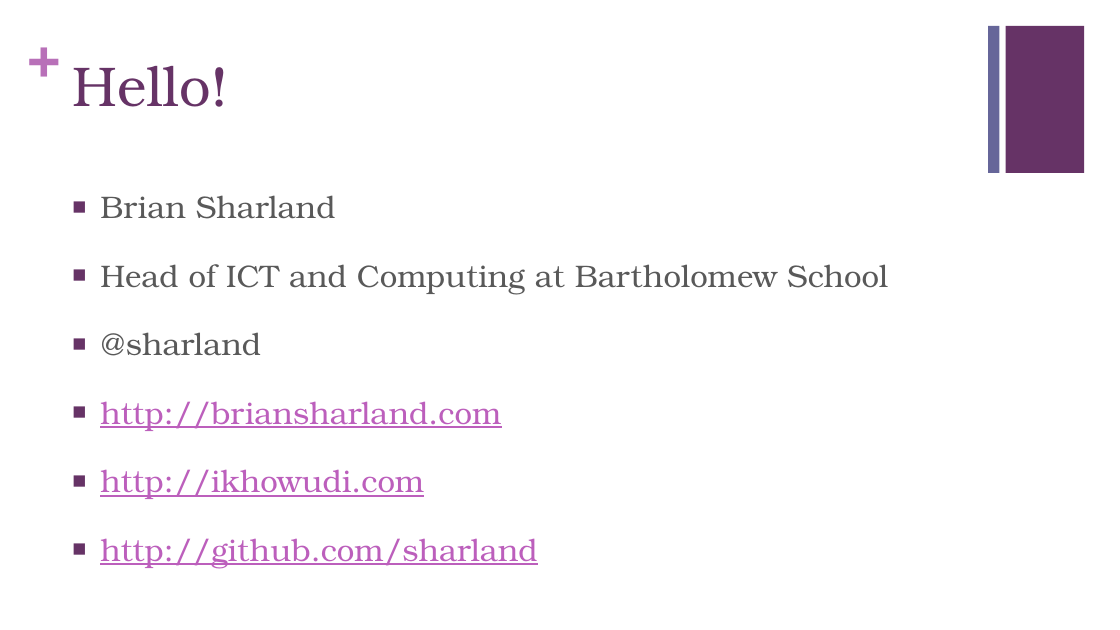
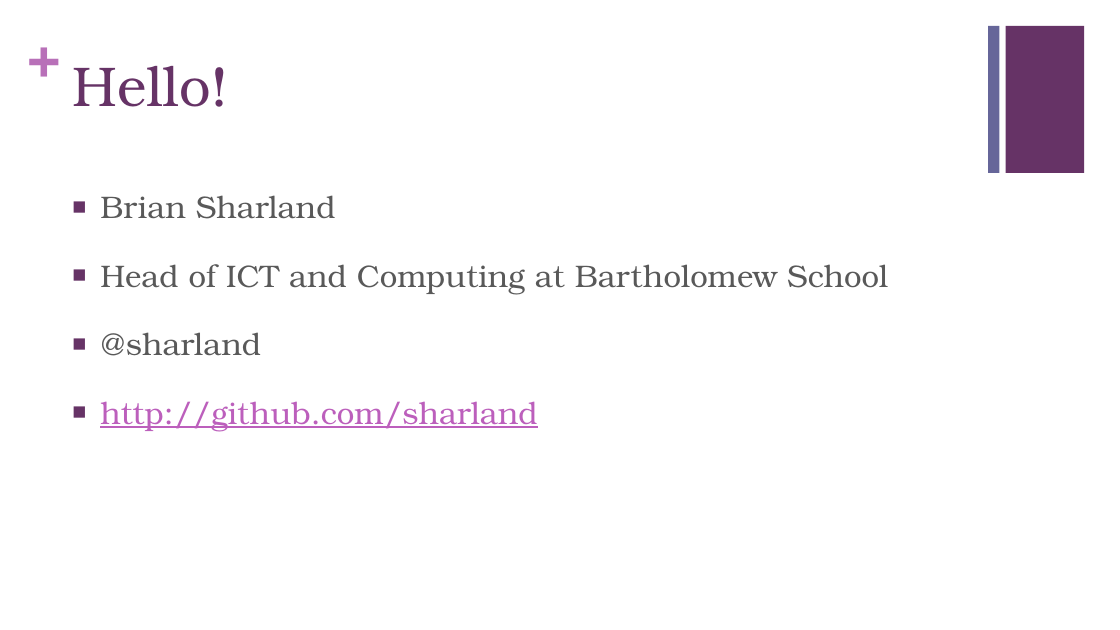
Before and after one commit to sharland/python_scripts, a slide deck: slide 2 of turtle/Python and Turtle WOLP Jan 15.pptx. Drawn at 1120x630 pixels with LibreOffice and Linux fonts; fonts in the diff are those of the drawing. Boxes give left, top, right and bottom in pixels: in the first picture for what was removed or moved away, otherwise in the second. Text is boxed around its words. In the diff, an @@ line names an element or a change of style, - is before the commit and + after.

Commit message:
updated ppt

```diff
--- a/turtle/Python and Turtle WOLP Jan 15.pptx
+++ b/turtle/Python and Turtle WOLP Jan 15.pptx
@@ text at bbox=[100, 401, 501, 499]: paragraphs removed @@
-■ http://briansharland.com
-■ http://ikhowudi.com
```
Also in this commit, not shown: 1 slide removed.
